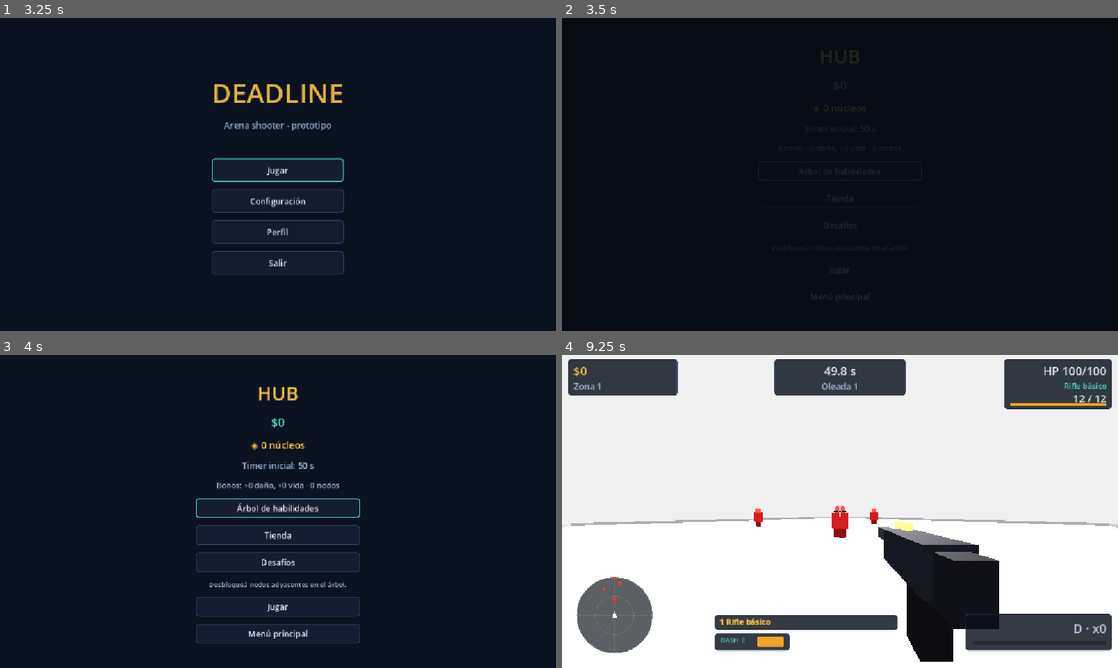
Above: before the commit, frames 1-4 (two rows, left to right).
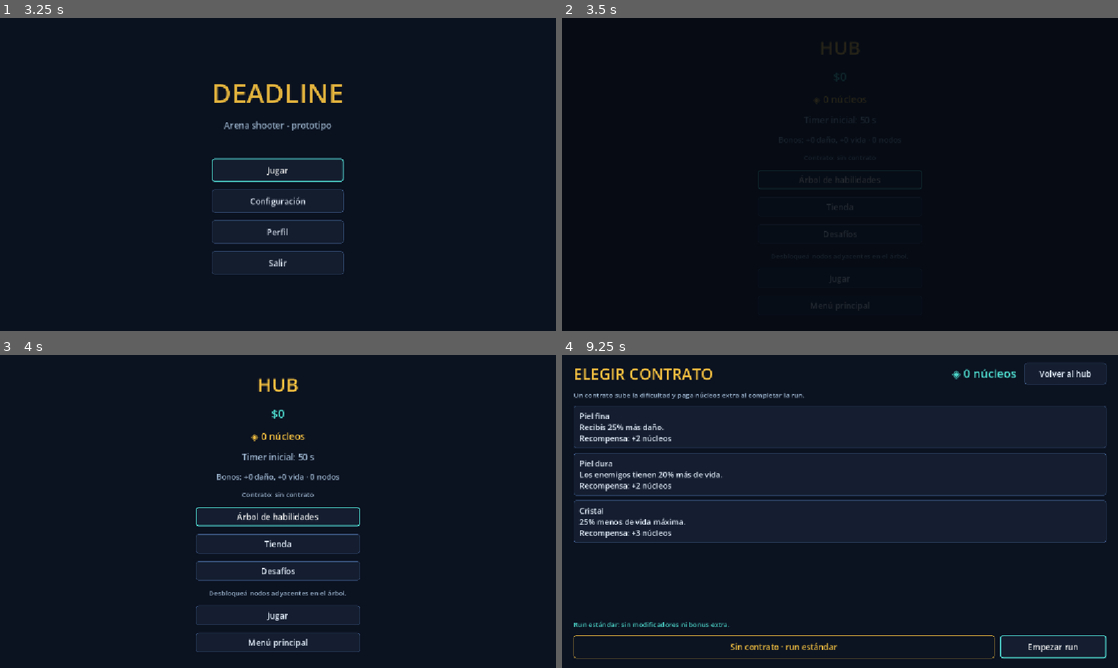
Above: after the commit, the same moments.

Repository: Veilen1/Deadline
Game: Godot game, scene res://scenes/ui/main_menu.tscn
The game is run twice, just before and just after one commit, with the same random seed, the same clock (stepped at 60 frames per second) and the same inputs.
Inputs (mouse positions are in pixels of both pictures, inside the frame that each line leads up to):
- Up to frame 1 (3.25 s): click "Configuración" at 0.5 s; click "Volver" at 1.25 s; click "Perfil" at 2 s; tap Enter at 2.75 s; move the mouse to (400, 158) at 2.77 s; hold D (move_right) from 2.78 s (still down); tap Space (jump) at 2.85, 3.02 s
- Up to frame 2 (3.5 s): keep holding D (move_right); tap Space (jump) at 3.32 s
- Up to frame 3 (4 s): release D (move_right) at 3.5 s; click "Árbol de habilidades" at 3.5 s
- Up to frame 4 (9.25 s): click "Tienda" at 4.25 s; click "Volver al hub" at 5 s; click "Desafíos" at 5.75 s; click "Volver al hub" at 6.5 s; click "Menú principal" at 7.25 s; click "Jugar" at 8 s; click "Jugar" at 8.75 s

Frame 1 is identical in both runs. In frame 2, 0.3% of the frame differs, in the area x 35-65%, y 7-94%; in frame 3, 4.3%; in frame 4, 94%, in the area x 0-100%, y 0-100%.

Commit message:
feat(contracts): agregar contratos de run con modificadores y nucleos extra

Diff:
--- /dev/null
+++ b/resources/contracts/contract_registry.gd
@@ -0,0 +1,67 @@
+class_name ContractRegistry
+extends RefCounted
+
+## Contratos de run: modificadores opcionales que aumentan la dificultad y
+## pagan núcleos extra al completar la run. Se eligen antes de jugar.
+
+const CONTRACTS: Dictionary = {
+	"swift": {
+		"title": "Cacería veloz",
+		"description": "Los enemigos se mueven 20% más rápido.",
+		"core_bonus": 2,
+		"modifiers": {"enemy_speed": 1.2},
+	},
+	"fragile": {
+		"title": "Piel fina",
+		"description": "Recibís 25% más daño.",
+		"core_bonus": 2,
+		"modifiers": {"player_damage_taken": 1.25},
+	},
+	"starved": {
+		"title": "Munición racionada",
+		"description": "La regeneración de munición se reduce a la mitad.",
+		"core_bonus": 2,
+		"modifiers": {"ammo_regen": 0.5},
+	},
+	"rush": {
+		"title": "Contrarreloj",
+		"description": "Empezás con 8 segundos menos de timer.",
+		"core_bonus": 3,
+		"modifiers": {"timer_penalty": 8.0},
+	},
+	"glass": {
+		"title": "Cristal",
+		"description": "25% menos de vida máxima.",
+		"core_bonus": 3,
+		"modifiers": {"player_health": 0.75},
+	},
+	"endurance": {
+		"title": "Piel dura",
+		"description": "Los enemigos tienen 20% más de vida.",
+		"core_bonus": 2,
+		"modifiers": {"enemy_health": 1.2},
+	},
+	"berserk": {
+		"title": "Furia",
+		"description": "Los enemigos hacen 15% más daño.",
+		"core_bonus": 2,
+		"modifiers": {"enemy_damage": 1.15},
+	},
+}
+
+
+static func get_data(contract_id: String) -> Dictionary:
+	return CONTRACTS.get(contract_id, {})
+
+
+static func ids() -> Array:
+	return CONTRACTS.keys()
+
+
+static func random_ids(count: int = 3) -> Array[String]:
+	var pool: Array = CONTRACTS.keys()
+	pool.shuffle()
+	var picked: Array[String] = []
+	for index in mini(count, pool.size()):
+		picked.append(str(pool[index]))
+	return picked
--- a/scenes/actors/enemies/elite_enemy.gd
+++ b/scenes/actors/enemies/elite_enemy.gd
@@ -35,7 +35,9 @@
 func _ready() -> void:
 	super._ready()
 	add_to_group("elites")
-	jump_damage *= Settings.enemy_damage_multiplier()
+	jump_damage *= (
+		Settings.enemy_damage_multiplier() * GameState.contract_modifier("enemy_damage", 1.0)
+	)
 	_aura = get_node_or_null("Aura") as OmniLight3D
 	EventBus.boss_spawned.emit(self, max_health)
 
--- a/scenes/actors/enemies/enemy_base.gd
+++ b/scenes/actors/enemies/enemy_base.gd
@@ -26,8 +26,9 @@
 
 
 func _ready() -> void:
-	max_health *= Settings.enemy_health_multiplier()
-	attack_damage *= Settings.enemy_damage_multiplier()
+	max_health *= Settings.enemy_health_multiplier() * GameState.contract_modifier("enemy_health", 1.0)
+	attack_damage *= Settings.enemy_damage_multiplier() * GameState.contract_modifier("enemy_damage", 1.0)
+	move_speed *= GameState.contract_modifier("enemy_speed", 1.0)
 	current_health = max_health
 
 
--- a/scenes/actors/enemies/hound_enemy.gd
+++ b/scenes/actors/enemies/hound_enemy.gd
@@ -22,7 +22,9 @@
 
 func _ready() -> void:
 	super._ready()
-	explosion_damage *= Settings.enemy_damage_multiplier()
+	explosion_damage *= (
+		Settings.enemy_damage_multiplier() * GameState.contract_modifier("enemy_damage", 1.0)
+	)
 	_fuse_glow = get_node_or_null("FuseGlow") as MeshInstance3D
 	if _fuse_glow != null:
 		_fuse_glow.hide()
--- a/scenes/actors/enemies/ranged_enemy.gd
+++ b/scenes/actors/enemies/ranged_enemy.gd
@@ -30,7 +30,9 @@
 
 func _ready() -> void:
 	super._ready()
-	projectile_damage *= Settings.enemy_damage_multiplier()
+	projectile_damage *= (
+		Settings.enemy_damage_multiplier() * GameState.contract_modifier("enemy_damage", 1.0)
+	)
 	_charge_eye = get_node_or_null("ChargeEye") as MeshInstance3D
 	if _charge_eye != null:
 		_charge_eye.hide()
--- a/scenes/actors/player/player.gd
+++ b/scenes/actors/player/player.gd
@@ -74,10 +74,14 @@
 var _slide_timer: float = 0.0
 var _slide_cooldown_timer: float = 0.0
 var _slide_direction: Vector3 = Vector3.ZERO
+var _contract_damage_taken: float = 1.0
+var _contract_ammo_regen: float = 1.0
 
 
 func _ready() -> void:
 	current_health = max_health
+	_contract_damage_taken = GameState.contract_modifier("player_damage_taken", 1.0)
+	_contract_ammo_regen = GameState.contract_modifier("ammo_regen", 1.0)
 	var equipped_weapon: WeaponData = WeaponRegistry.get_data(GameState.equipped_weapon)
 	if equipped_weapon != null:
 		weapon_data = equipped_weapon
@@ -359,6 +363,7 @@
 		return
 
 	var final_damage: float = amount * (1.0 - clampf(damage_reduction, 0.0, 0.8))
+	final_damage *= _contract_damage_taken
 	current_health = maxf(current_health - final_damage, 0.0)
 	EventBus.player_damaged.emit(final_damage)
 
@@ -373,6 +378,7 @@
 	crit_refund += float(upgrades.get("crit_refund", 0.0))
 	damage_reduction += float(upgrades.get("damage_reduction", 0.0))
 	max_health += float(upgrades.get("health_bonus", 0.0))
+	max_health *= GameState.contract_modifier("player_health", 1.0)
 	ammo_capacity_bonus += int(upgrades.get("ammo_capacity_bonus", 0))
 	if weapon_data != null:
 		max_ammo = weapon_data.magazine_size + ammo_capacity_bonus
@@ -392,7 +398,9 @@
 		_regen_delay_timer -= delta
 		return
 
-	var rate: float = maxf(weapon_data.ammo_regen_per_second + ammo_regen_bonus, 0.0)
+	var rate: float = maxf(
+		(weapon_data.ammo_regen_per_second + ammo_regen_bonus) * _contract_ammo_regen, 0.0
+	)
 	if rate <= 0.0:
 		return
 
--- a/scenes/main.gd
+++ b/scenes/main.gd
@@ -72,6 +72,7 @@
 	_update_health_label()
 	_load_zone(_zone_index)
 	GameState.start_run()
+	GameState.apply_contract_start()
 
 
 func _process(delta: float) -> void:
--- /dev/null
+++ b/scenes/ui/contracts.gd
@@ -0,0 +1,87 @@
+extends Control
+
+const HUB_SCENE: String = "res://scenes/ui/hub.tscn"
+const GAME_SCENE: String = "res://scenes/main.tscn"
+
+@onready var cores_label: Label = $Margin/VBox/TopBar/CoresLabel
+@onready var back_button: Button = $Margin/VBox/TopBar/BackButton
+@onready var list: VBoxContainer = $Margin/VBox/Scroll/List
+@onready var no_contract_button: Button = $Margin/VBox/Bottom/NoContractButton
+@onready var start_button: Button = $Margin/VBox/Bottom/StartButton
+@onready var status_label: Label = $Margin/VBox/StatusLabel
+
+var _selected_id: String = "none"
+var _choices: Array[String] = []
+var _buttons: Dictionary = {}
+var _group: ButtonGroup
+
+
+func _ready() -> void:
+	Input.mouse_mode = Input.MOUSE_MODE_VISIBLE
+	_group = ButtonGroup.new()
+	_choices = ContractRegistry.random_ids(3)
+
+	cores_label.text = "◈ %d núcleos" % GameState.cores
+	_build_choices()
+	back_button.pressed.connect(_on_back_pressed)
+	no_contract_button.pressed.connect(_select.bind("none"))
+	start_button.pressed.connect(_on_start_pressed)
+	_select(GameState.selected_contract if _is_choice(GameState.selected_contract) else "none")
+	start_button.grab_focus()
+
+
+func _is_choice(contract_id: String) -> bool:
+	return _choices.has(contract_id)
+
+
+func _build_choices() -> void:
+	for child in list.get_children():
+		child.free()
+
+	for contract_id in _choices:
+		var data: Dictionary = ContractRegistry.get_data(contract_id)
+		var button := Button.new()
+		button.toggle_mode = true
+		button.button_group = _group
+		button.custom_minimum_size = Vector2(0, 88)
+		button.alignment = HORIZONTAL_ALIGNMENT_LEFT
+		button.add_theme_font_size_override("font_size", 16)
+		button.text = "%s\n%s\nRecompensa: +%d núcleos" % [
+			str(data.get("title", contract_id)),
+			str(data.get("description", "")),
+			int(data.get("core_bonus", 0)),
+		]
+		button.pressed.connect(_select.bind(contract_id))
+		list.add_child(button)
+		_buttons[contract_id] = button
+
+	no_contract_button.toggle_mode = true
+	no_contract_button.button_group = _group
+
+
+func _select(contract_id: String) -> void:
+	_selected_id = contract_id
+	if contract_id == "none":
+		no_contract_button.button_pressed = true
+		status_label.text = "Run estándar: sin modificadores ni bonus extra."
+		return
+
+	var selected_button: Button = _buttons.get(contract_id) as Button
+	if selected_button != null:
+		selected_button.button_pressed = true
+	var data: Dictionary = ContractRegistry.get_data(contract_id)
+	status_label.text = "Contrato activo: %s (+%d núcleos al completar)" % [
+		str(data.get("title", contract_id)),
+		int(data.get("core_bonus", 0)),
+	]
+
+
+func _on_start_pressed() -> void:
+	GameState.selected_contract = _selected_id
+	GameState.save_game()
+	Transitions.change_scene_to_file(GAME_SCENE)
+
+
+func _on_back_pressed() -> void:
+	GameState.save_game()
+	Transitions.change_scene_to_file(HUB_SCENE)
--- /dev/null
+++ b/scenes/ui/contracts.tscn
@@ -0,0 +1,99 @@
+[gd_scene load_steps=2 format=3]
+
+[ext_resource type="Script" path="res://scenes/ui/contracts.gd" id="1_contracts"]
+
+[node name="Contracts" type="Control"]
+layout_mode = 3
+anchors_preset = 15
+anchor_right = 1.0
+anchor_bottom = 1.0
+grow_horizontal = 2
+grow_vertical = 2
+script = ExtResource("1_contracts")
+
+[node name="Background" type="ColorRect" parent="."]
+layout_mode = 1
+anchors_preset = 15
+anchor_right = 1.0
+anchor_bottom = 1.0
+grow_horizontal = 2
+grow_vertical = 2
+color = Color(0.043, 0.071, 0.125, 1)
+
+[node name="Margin" type="MarginContainer" parent="."]
+layout_mode = 1
+anchors_preset = 15
+anchor_right = 1.0
+anchor_bottom = 1.0
+grow_horizontal = 2
+grow_vertical = 2
+theme_override_constants/margin_left = 24
+theme_override_constants/margin_top = 16
+theme_override_constants/margin_right = 24
+theme_override_constants/margin_bottom = 20
+
+[node name="VBox" type="VBoxContainer" parent="Margin"]
+layout_mode = 2
+theme_override_constants/separation = 12
+
+[node name="TopBar" type="HBoxContainer" parent="Margin/VBox"]
+layout_mode = 2
+theme_override_constants/separation = 16
+
+[node name="TitleLabel" type="Label" parent="Margin/VBox/TopBar"]
+layout_mode = 2
+size_flags_horizontal = 3
+theme_override_colors/font_color = Color(0.95, 0.75, 0.25, 1)
+theme_override_font_sizes/font_size = 32
+text = "ELEGIR CONTRATO"
+vertical_alignment = 1
+
+[node name="CoresLabel" type="Label" parent="Margin/VBox/TopBar"]
+layout_mode = 2
+theme_override_colors/font_color = Color(0.3, 0.85, 0.8, 1)
+theme_override_font_sizes/font_size = 24
+text = "◈ 0 núcleos"
+vertical_alignment = 1
+
+[node name="BackButton" type="Button" parent="Margin/VBox/TopBar"]
+custom_minimum_size = Vector2(170, 40)
+layout_mode = 2
+text = "Volver al hub"
+
+[node name="HintLabel" type="Label" parent="Margin/VBox"]
+layout_mode = 2
+theme_override_colors/font_color = Color(0.62, 0.72, 0.82, 1)
+theme_override_font_sizes/font_size = 14
+text = "Un contrato sube la dificultad y paga núcleos extra al completar la run."
+
+[node name="Scroll" type="ScrollContainer" parent="Margin/VBox"]
+layout_mode = 2
+size_flags_vertical = 3
+horizontal_scroll_mode = 1
+vertical_scroll_mode = 1
+
+[node name="List" type="VBoxContainer" parent="Margin/VBox/Scroll"]
+layout_mode = 2
+size_flags_horizontal = 3
+theme_override_constants/separation = 10
+
+[node name="StatusLabel" type="Label" parent="Margin/VBox"]
+layout_mode = 2
+theme_override_colors/font_color = Color(0.3, 0.85, 0.8, 1)
+theme_override_font_sizes/font_size = 14
+text = "Run estándar: sin modificadores ni bonus extra."
+
+[node name="Bottom" type="HBoxContainer" parent="Margin/VBox"]
+layout_mode = 2
+theme_override_constants/separation = 12
+
+[node name="NoContractButton" type="Button" parent="Margin/VBox/Bottom"]
+custom_minimum_size = Vector2(0, 48)
+layout_mode = 2
+size_flags_horizontal = 3
+text = "Sin contrato · run estándar"
+
+[node name="StartButton" type="Button" parent="Margin/VBox/Bottom"]
+custom_minimum_size = Vector2(220, 48)
+layout_mode = 2
+text = "Empezar run"
--- a/scenes/ui/hub.gd
+++ b/scenes/ui/hub.gd
@@ -1,7 +1,7 @@
 extends Control
 
 const MAIN_MENU_SCENE: String = "res://scenes/ui/main_menu.tscn"
-const GAME_SCENE: String = "res://scenes/main.tscn"
+const CONTRACTS_SCENE: String = "res://scenes/ui/contracts.tscn"
 const SKILL_TREE_SCENE: String = "res://scenes/ui/skill_tree.tscn"
 const SHOP_SCENE: String = "res://scenes/ui/shop.tscn"
 const CHALLENGES_SCENE: String = "res://scenes/ui/challenges.tscn"
@@ -10,6 +10,7 @@
 @onready var cores_label: Label = $CenterContainer/Menu/CoresLabel
 @onready var timer_label: Label = $CenterContainer/Menu/TimerLabel
 @onready var bonus_label: Label = $CenterContainer/Menu/BonusLabel
+@onready var contract_label: Label = $CenterContainer/Menu/ContractLabel
 @onready var skill_tree_button: Button = $CenterContainer/Menu/SkillTreeButton
 @onready var shop_button: Button = $CenterContainer/Menu/ShopButton
 @onready var challenges_button: Button = $CenterContainer/Menu/ChallengesButton
@@ -56,7 +57,7 @@
 
 func _on_play_pressed() -> void:
 	GameState.save_game()
-	Transitions.change_scene_to_file(GAME_SCENE)
+	Transitions.change_scene_to_file(CONTRACTS_SCENE)
 
 
 func _on_main_menu_pressed() -> void:
@@ -82,3 +83,12 @@
 		int(round(health_bonus)),
 		GameState.get_unlocked_skill_count(),
 	]
+
+	var contract: Dictionary = GameState.contract_data()
+	if contract.is_empty():
+		contract_label.text = "Contrato: sin contrato"
+	else:
+		contract_label.text = "Contrato: %s (+%d núcleos)" % [
+			str(contract.get("title", "")),
+			int(contract.get("core_bonus", 0)),
+		]
--- a/scenes/ui/hub.tscn
+++ b/scenes/ui/hub.tscn
@@ -67,6 +67,13 @@
 text = "Bonos: +0 daño, +0 vida"
 horizontal_alignment = 1
 
+[node name="ContractLabel" type="Label" parent="CenterContainer/Menu"]
+layout_mode = 2
+theme_override_colors/font_color = Color(0.62, 0.72, 0.82, 1)
+theme_override_font_sizes/font_size = 14
+text = "Contrato: sin contrato"
+horizontal_alignment = 1
+
 [node name="SkillTreeButton" type="Button" parent="CenterContainer/Menu"]
 custom_minimum_size = Vector2(340, 40)
 layout_mode = 2
--- a/scripts/autoloads/game_state.gd
+++ b/scripts/autoloads/game_state.gd
@@ -71,6 +71,9 @@
 var owned_weapons: Array[String] = ["basic_rifle"]
 var equipped_weapon: String = "basic_rifle"
 
+# Contrato elegido para la próxima run.
+var selected_contract: String = "none"
+
 # Perfil del jugador.
 var profile_name: String = "Jugador"
 var runs_started: int = 0
@@ -152,6 +155,31 @@
 	add_cores(1)
 	challenges_changed.emit()
 	_queue_save()
+
+
+func contract_data() -> Dictionary:
+	if selected_contract == "none" or selected_contract.is_empty():
+		return {}
+	return ContractRegistry.get_data(selected_contract)
+
+
+func contract_modifier(key: String, default_value: float = 1.0) -> float:
+	var data: Dictionary = contract_data()
+	var modifiers: Dictionary = data.get("modifiers", {})
+	return float(modifiers.get(key, default_value))
+
+
+func contract_core_bonus() -> int:
+	return int(contract_data().get("core_bonus", 0))
+
+
+func apply_contract_start() -> void:
+	if not is_run_active:
+		return
+	var penalty: float = contract_modifier("timer_penalty", 0.0)
+	if penalty > 0.0:
+		run_timer = maxf(run_timer - penalty, 5.0)
+		timer_changed.emit(run_timer)
 
 
 func is_weapon_unlocked(weapon_id: String) -> bool:
@@ -439,7 +467,7 @@
 		deaths += 1
 	elif reason == "completed":
 		runs_completed += 1
-		add_cores(3)
+		add_cores(3 + contract_core_bonus())
 	elif reason == "timer":
 		runs_timed_out += 1
 	else:
@@ -524,6 +552,7 @@
 	owned_weapons.clear()
 	owned_weapons.append("basic_rifle")
 	equipped_weapon = "basic_rifle"
+	selected_contract = "none"
 	profile_name = "Jugador"
 	runs_started = 0
 	runs_completed = 0
@@ -551,6 +580,7 @@
 	config.set_value("progress", "skill_bonuses", skill_bonuses)
 	config.set_value("progress", "owned_weapons", owned_weapons)
 	config.set_value("progress", "equipped_weapon", equipped_weapon)
+	config.set_value("progress", "selected_contract", selected_contract)
 	config.set_value("profile", "name", profile_name)
 	config.set_value("profile", "runs_started", runs_started)
 	config.set_value("profile", "runs_completed", runs_completed)
@@ -634,6 +664,10 @@
 	if not owned_weapons.has(equipped_weapon):
 		equipped_weapon = "basic_rifle"
 
+	selected_contract = str(config.get_value("progress", "selected_contract", "none"))
+	if selected_contract != "none" and ContractRegistry.get_data(selected_contract).is_empty():
+		selected_contract = "none"
+
 	profile_name = str(config.get_value("profile", "name", "Jugador"))
 	runs_started = maxi(int(config.get_value("profile", "runs_started", 0)), 0)
 	runs_completed = maxi(int(config.get_value("profile", "runs_completed", 0)), 0)
Not shown, added: resources/contracts/contract_registry.gd.uid
Not shown, added: scenes/ui/contracts.gd.uid
